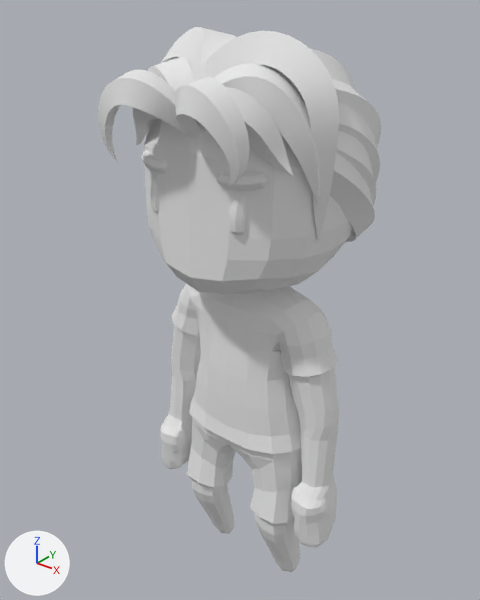
An edit to the OBJ model Resources/model/player/Casual_Male.obj, drawn before and after from the same camera.
Both versions are drawn from a 50 mm camera at (2.0, -2.64, 3.47) aimed at (-0.1, -0.01, 1.84). Every picture has the same lights, and +X, +Y and +Z are marked at lower left. Where no turn or scale is listed for an object, it has been applied to the vertices.

Objects in the first picture: 'Body_Cube.004'.
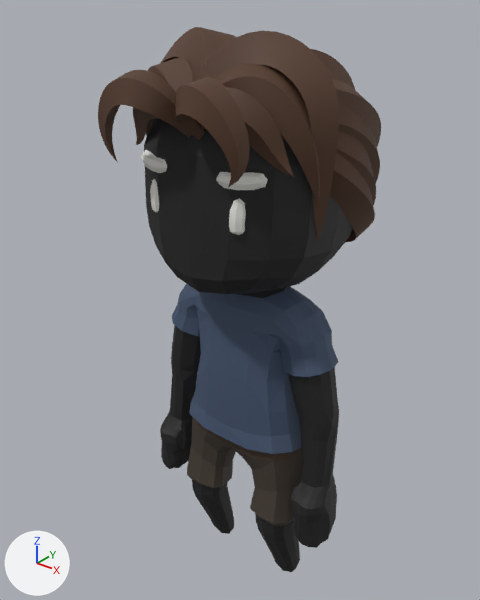
Changed parts and their boxes [x1, y1, x2, y2] in the pictures (480 x 600 px):
'Body_Cube.004', recoloured
    both: [98, 27, 381, 572]

Patch to the scene script:
```diff
--- a/Resources/model/player/Casual_Male.obj.py
+++ b/Resources/model/player/Casual_Male.obj.py
@@ mat_skin @@
 mat_skin = principled_material('Skin')
-mat_skin.base_color = (0.8, 0.8, 0.8)  # white #e7e7e7
+mat_skin.base_color = (0.0107, 0.0107, 0.0107)  # black #1b1b1b
 mat_skin.roughness = 1.0
@@ mat_shirt @@
 mat_shirt = principled_material('Shirt')
-mat_shirt.base_color = (0.8, 0.8, 0.8)  # white #e7e7e7
+mat_shirt.base_color = (0.0542, 0.0845, 0.148)  # dark blue #42526b
 mat_shirt.roughness = 1.0
@@ mat_pants @@
 mat_pants = principled_material('Pants')
-mat_pants.base_color = (0.8, 0.8, 0.8)  # white #e7e7e7
+mat_pants.base_color = (0.0534, 0.0395, 0.0285)  # brown #41382f
 mat_pants.roughness = 1.0
@@ mat_belt @@
 mat_belt = principled_material('Belt')
-mat_belt.base_color = (0.8, 0.8, 0.8)  # white #e7e7e7
+mat_belt.base_color = (0.0534, 0.0298, 0.0176)  # brown #413024
 mat_belt.roughness = 1.0
@@ mat_hair @@
 mat_hair = principled_material('Hair')
-mat_hair.base_color = (0.8, 0.8, 0.8)  # white #e7e7e7
+mat_hair.base_color = (0.0856, 0.0385, 0.0185)  # brown #533725
 mat_hair.roughness = 1.0
```
